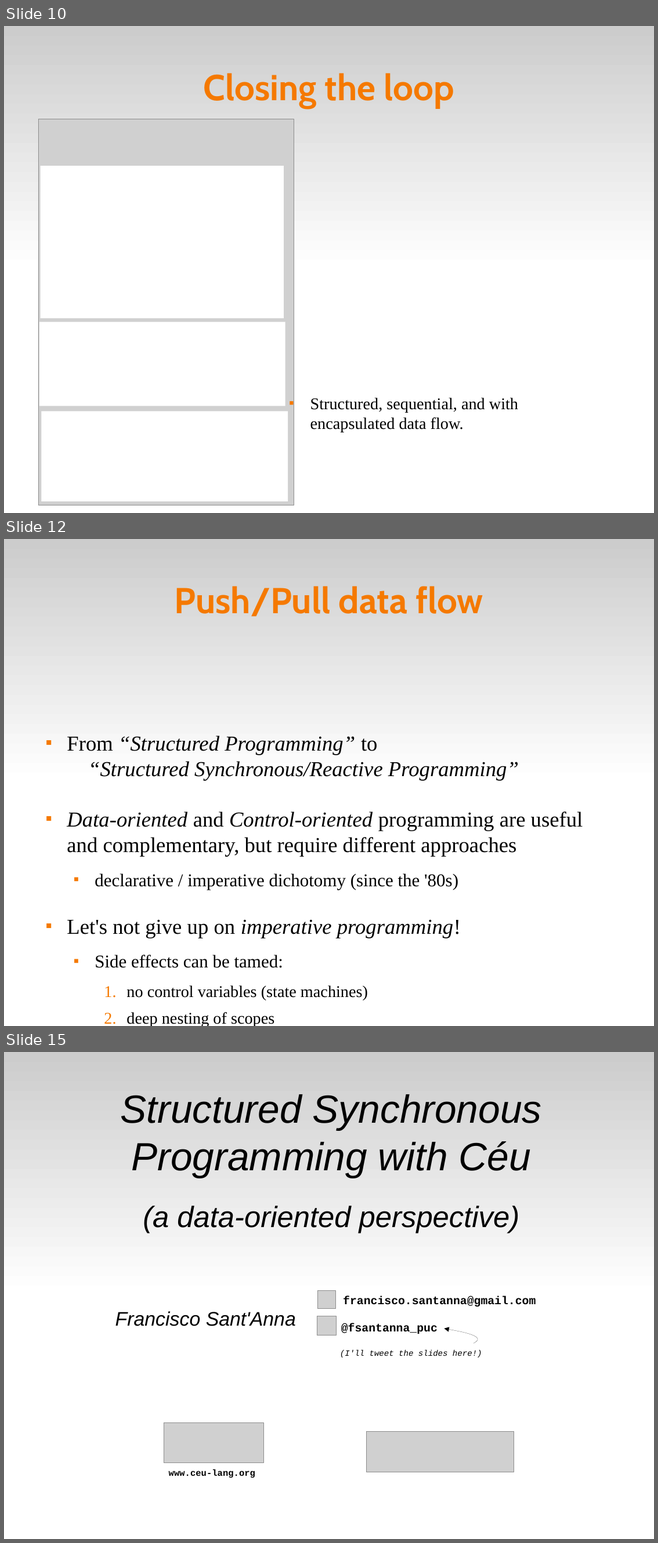
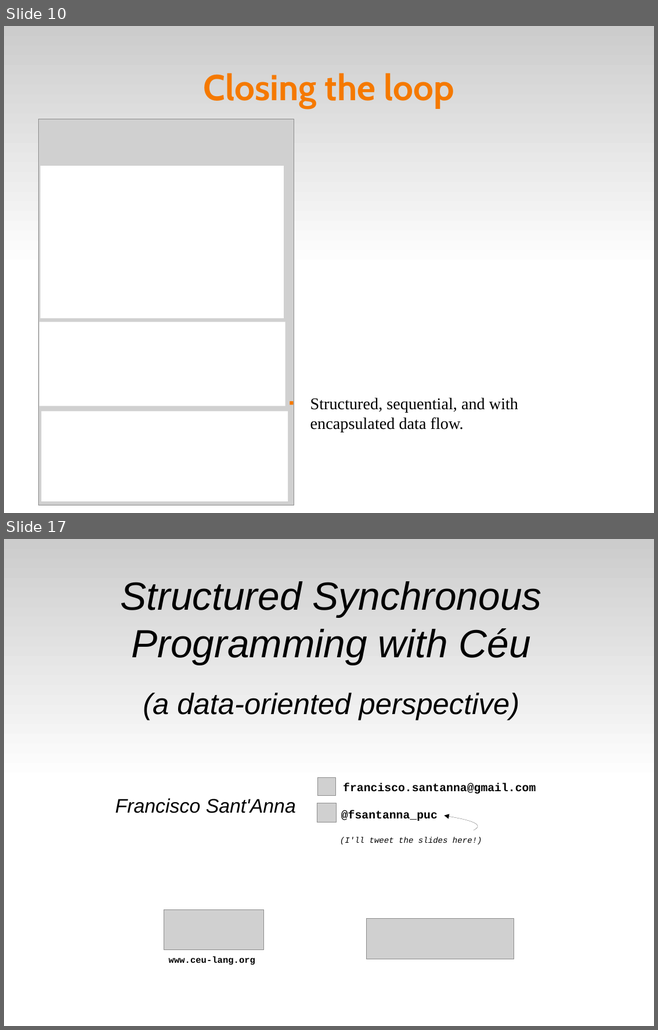
Before and after one commit to fsantanna-no/ceu-docs, a slide deck: ceu_curryon.odp. Shown one above the other, each under a label of ours: slides 10, 12 and 15 before the commit, slides 10 and 17 after it; the slides between them are not shown. The pictures are 658x1543 and 658x1030 pixels, drawn with LibreOffice and Linux fonts; fonts in the diff are those of the drawing; grey boxes stand for pictures. Boxes give left, top, right and bottom in pixels: in the first picture for what was removed or moved away, otherwise in the second. Text is boxed around its words. In the diff, an @@ line names an element or a change of style, - is before the commit and + after.

```diff
--- a/ceu_curryon.odp
+++ b/ceu_curryon.odp
@@ slide 12 removed at bbox=[4, 539, 654, 1026], background #FFFFFF; not listed: 1 template element that a slide beside it also shows @@
@@ title removed at bbox=[175, 586, 483, 617] @@
-Push/Pull data flow
@@ text removed at bbox=[67, 736, 583, 1026] @@
-■ From “Structured Programming” to “Structured Synchronous/Reactive Programming”
-■ Data-oriented and Control-oriented programming are useful and complementary, but require different approaches
-  ■ declarative / imperative dichotomy (since the '80s)
-■ Let's not give up on imperative programming!
-  ■ Side effects can be tamed:
-    1. no control variables (state machines)
-    2. deep nesting of scopes
-    3. deterministic semantics
@@ what was slide 15 is now slide 17 @@
```
Also in this commit, not shown: 4 slides changed, 3 slides added.
